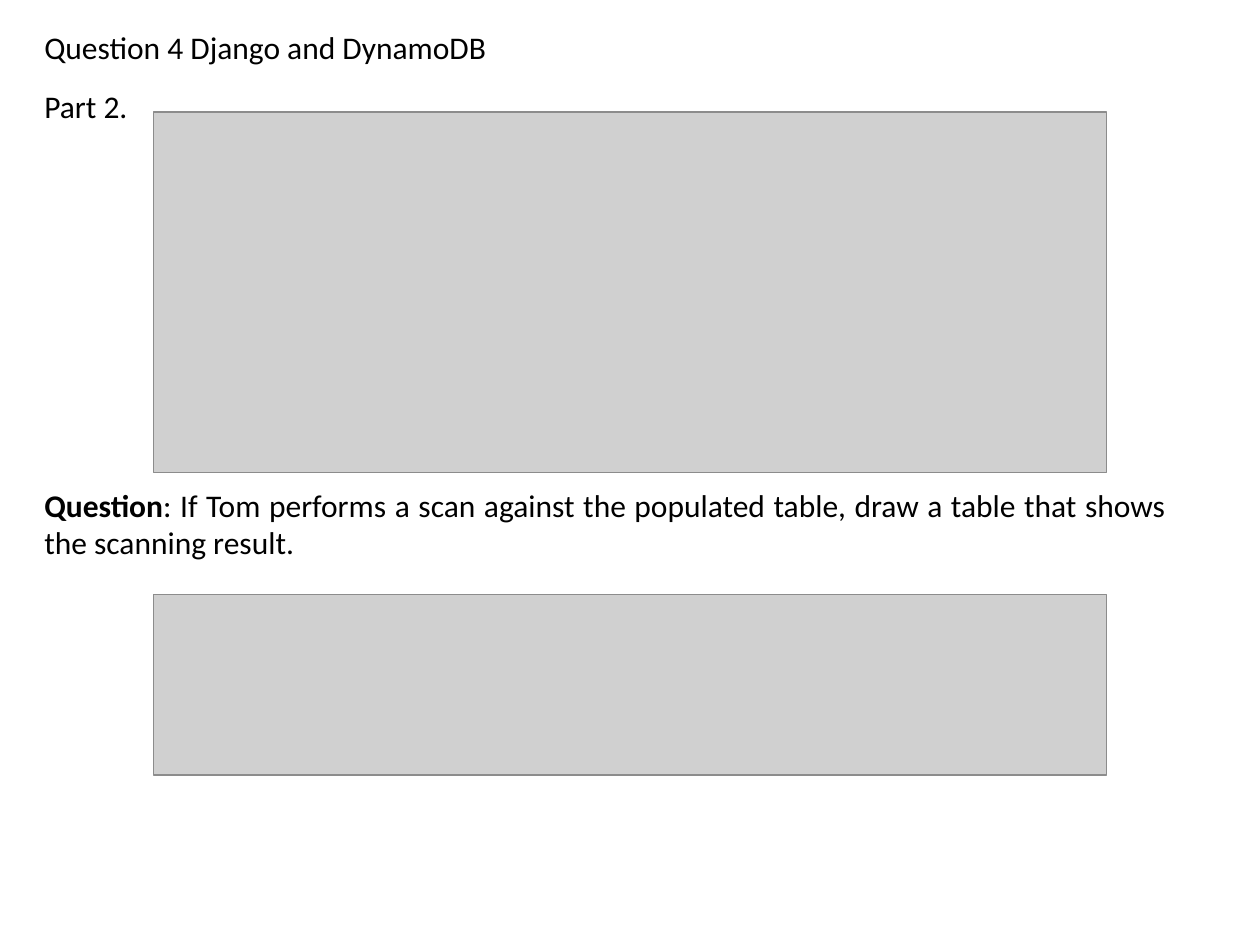
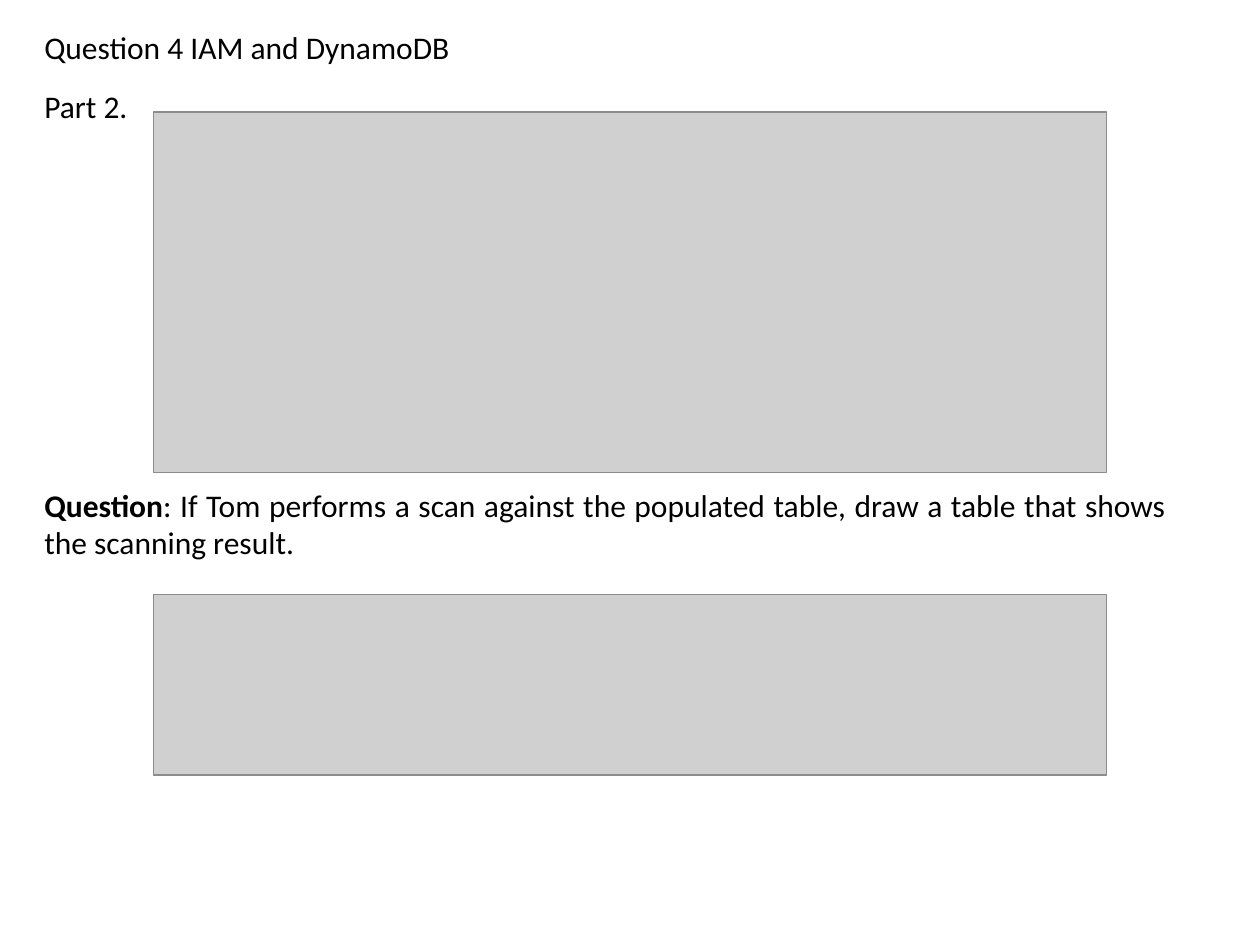
Before and after one commit to zhangzhics/CITS5503_Sem2, a slide deck: slide 70 of Lectures2024/CITS5503APIGateway_week12.pptx. Drawn at 1260x945 pixels with LibreOffice and Linux fonts; fonts in the diff are those of the drawing; grey boxes stand for pictures. Boxes give left, top, right and bottom in pixels: in the first picture for what was removed or moved away, otherwise in the second. Text is boxed around its words. In the diff, an @@ line names an element or a change of style, - is before the commit and + after.

Commit message:
typos corrected in week 12

```diff
--- a/Lectures2024/CITS5503APIGateway_week12.pptx
+++ b/Lectures2024/CITS5503APIGateway_week12.pptx
@@ text at (x1=44, y1=37, x2=449, y2=64): text changed @@
-Question 4 Django and DynamoDB
+Question 4 IAM and DynamoDB
```
Also in this commit, not shown: 10 other slides changed.
